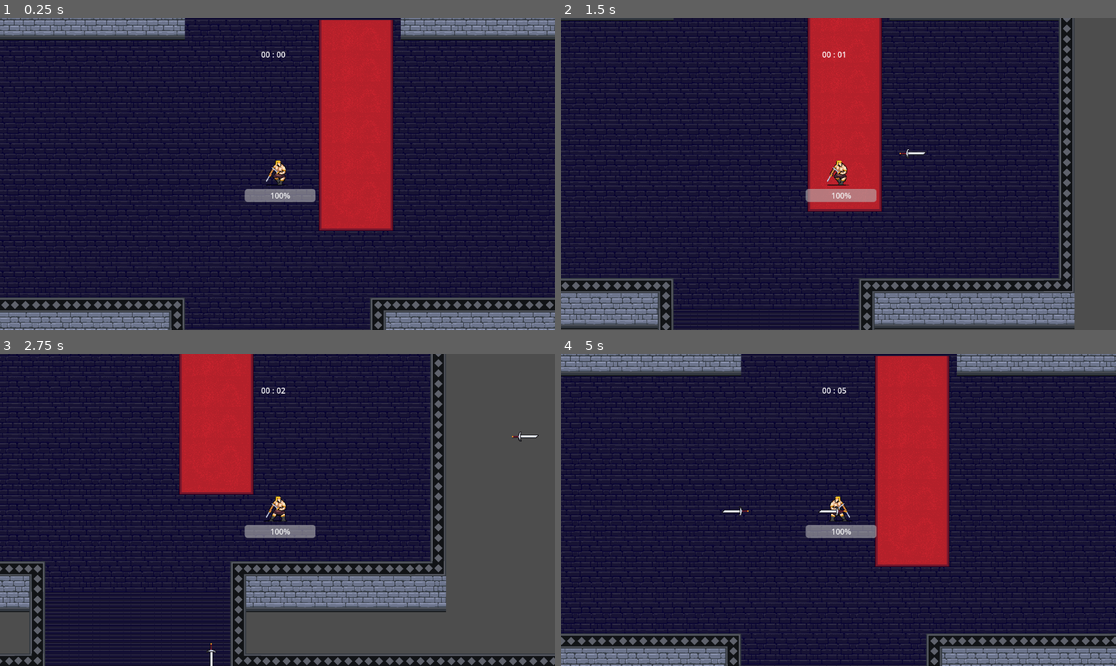
Above: before the commit, frames 1-4 (two rows, left to right).
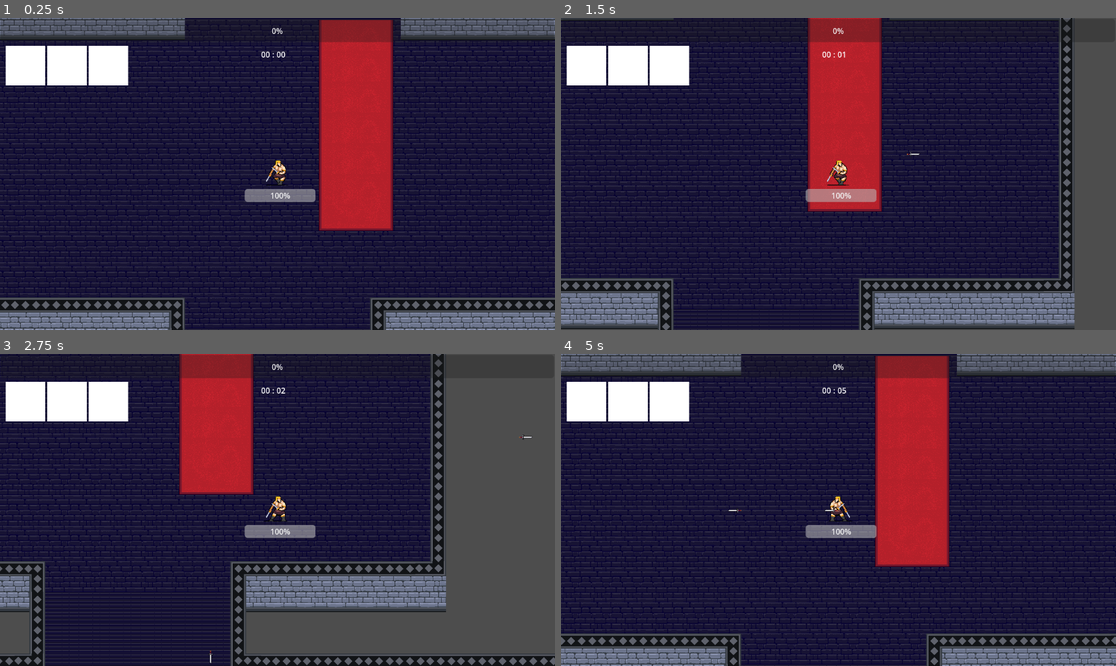
Above: after the commit, the same moments.

Repository: Facundo-byte/vampire-survivors
Game: Godot game, scene res://escenas/escenaprincipal.tscn
Two runs of this game, one before a commit and one after it. Both use one fixed random seed, a clock stepped at 60 frames per second and the inputs below.
Inputs:
- Up to frame 1 (0.25 s): no input
- Up to frame 2 (1.5 s): tap Enter at 0.5 s; hold D (derecha) 0.53-1.28 s; hold S (abajo) from 1.28 s (still down)
- Up to frame 3 (2.75 s): release S (abajo) at 2.03 s; hold D (derecha) from 2.03 s (still down)
- Up to frame 4 (5 s): release D (derecha) at 2.78 s; hold W (arriba) 2.78-3.53 s; hold A (izquierda) from 3.53 s (still down)

The runs differ from the first frame. In frame 1, 6.0% of the frame differs, in the area x 0-100%, y 0-22%; in frame 2, 3.8%; in frame 3, 3.9%; in frame 4, 6.1%, in the area x 0-100%, y 0-52%.

Commit message:
nueva update

Diff:
--- a/escenas/cuchillo.tscn
+++ /dev/null
@@ -1,29 +0,0 @@
-[gd_scene format=3 uid="uid://cihqh42ejj5j2"]
-
-[ext_resource type="Texture2D" uid="uid://dww6nnedunxte" path="res://sprites/cuchillo.png" id="1_d2yf1"]
-[ext_resource type="Script" uid="uid://b8rdq0ewde5u4" path="res://escenas/cuchillo.gd" id="1_vsn8j"]
-[ext_resource type="PackedScene" uid="uid://cgoyjw7sgq2o8" path="res://escenas/damage.tscn" id="2_nc7j4"]
-
-[sub_resource type="RectangleShape2D" id="RectangleShape2D_vsn8j"]
-size = Vector2(73, 22)
-
-[node name="cuchillo" type="Area2D" unique_id=759949533]
-z_index = 3
-collision_layer = 8
-collision_mask = 2
-script = ExtResource("1_vsn8j")
-number_ref = ExtResource("2_nc7j4")
-
-[node name="CollisionShape2D" type="CollisionShape2D" parent="." unique_id=229181876]
-position = Vector2(-1.5, -2)
-shape = SubResource("RectangleShape2D_vsn8j")
-
-[node name="Sprite2D" type="Sprite2D" parent="." unique_id=993880527]
-texture = ExtResource("1_d2yf1")
-
-[node name="despawn" type="Timer" parent="." unique_id=1003473997]
-wait_time = 5.0
-autostart = true
-
-[connection signal="body_entered" from="." to="." method="_on_body_entered"]
-[connection signal="timeout" from="despawn" to="." method="_on_despawn_timeout"]
--- a/escenas/enemigo.gd
+++ b/escenas/enemigo.gd
@@ -26,14 +26,19 @@
 		health = value.health
 		title = str(value.title)
 
+var separation
+
 func _ready():
 	add_to_group("enemy")
 	player_reference = get_tree().get_first_node_in_group("player")
 
 func _physics_process(delta):
-	var separation = (player_reference.position - position).length()
+	separation = (player_reference.position - position).length()
 	if separation >= 700 and not elite:
 		queue_free()
+
+	if separation < player_reference.nearest_enemy_distance:
+		player_reference.nearest_enemy = self
 
 	velocity = (player_reference.position - position).normalized() * speed
 	knockback = knockback.move_toward(Vector2.ZERO, 1)
--- a/escenas/escenaprincipal.tscn
+++ b/escenas/escenaprincipal.tscn
@@ -1,8 +1,15 @@
-[gd_scene load_steps=3 format=3 uid="uid://cg7cer06afce"]
+[gd_scene format=3 uid="uid://cg7cer06afce"]
 
 [ext_resource type="Script" uid="uid://cn4rviqd3uwsx" path="res://escenas/escenaprincipal.gd" id="1_g8jtk"]
 [ext_resource type="PackedScene" uid="uid://bwlojfsbbppnd" path="res://escenas/nivel_1.tscn" id="2_xiq2u"]
+[ext_resource type="PackedScene" uid="uid://c7vxbaducm23b" path="res://escenas/menu_nivelsubido.tscn" id="3_nudb8"]
 
-[node name="Escenaprincipal" type="Node2D"]
+[node name="Escenaprincipal" type="Node2D" unique_id=1804318515]
 script = ExtResource("1_g8jtk")
 niveles = Array[PackedScene]([ExtResource("2_xiq2u")])
+
+[node name="CanvasLayer" type="CanvasLayer" parent="." unique_id=1452801856]
+process_mode = 3
+
+[node name="levelup" parent="CanvasLayer" unique_id=1574013335 instance=ExtResource("3_nudb8")]
+visible = false
--- a/escenas/jugador.gd
+++ b/escenas/jugador.gd
@@ -3,6 +3,7 @@
 @export var animacion : AnimatedSprite2D
 @export var bar: ProgressBar
 @export var attack: PackedScene
+@export var expbar: ProgressBar #barra de experiencia
 
 var ant_move_dir
 var move_dir
@@ -12,12 +13,20 @@
 	set(value):
 		health = value
 		%Health.value = value
+
 var knife
+var nearest_enemy: CharacterBody2D
+var nearest_enemy_distance: float = INF
 
 func _ready() -> void:
 	add_to_group("player")
 
 func _process(delta):
+	if nearest_enemy:
+		nearest_enemy_distance = nearest_enemy.separation
+	else:
+		nearest_enemy_distance = INF
+
 	move_dir = Input.get_vector("izquierda", "derecha", "arriba", "abajo")
 	velocity = move_dir * speed
 	move_dir.normalized()
@@ -58,3 +67,12 @@
 		knife.direction = Vector2.RIGHT
 
 	get_tree().current_scene.add_child(knife)
+
+func add_exp(experience: float):
+	expbar.value += experience
+	if expbar.value == expbar.max_value:
+		var levelupmenu = get_tree().get_first_node_in_group("levelupscreen")
+		levelupmenu.visible = true
+		get_tree().paused = true
+		expbar.max_value = expbar.max_value * 2
+		expbar.value = 0
--- a/escenas/jugador.tscn
+++ b/escenas/jugador.tscn
@@ -2,7 +2,8 @@
 
 [ext_resource type="Script" uid="uid://mt4krbgnnirv" path="res://escenas/jugador.gd" id="1_ovq70"]
 [ext_resource type="SpriteFrames" uid="uid://cnygqwqrtmlpy" path="res://sprite_frames/movimiento_jugador.tres" id="2_jpodt"]
-[ext_resource type="PackedScene" uid="uid://cihqh42ejj5j2" path="res://escenas/cuchillo.tscn" id="3_njcx7"]
+[ext_resource type="PackedScene" uid="uid://cihqh42ejj5j2" path="res://escenas/proyectil.tscn" id="3_njcx7"]
+[ext_resource type="PackedScene" uid="uid://d244hwdsxo4ss" path="res://escenas/ui.tscn" id="4_xutah"]
 
 [sub_resource type="CircleShape2D" id="CircleShape2D_e85mw"]
 radius = 25.019993
@@ -10,12 +11,13 @@
 [sub_resource type="CircleShape2D" id="CircleShape2D_jpodt"]
 radius = 25.0
 
-[node name="Jugador" type="CharacterBody2D" unique_id=631112022 node_paths=PackedStringArray("animacion", "bar")]
+[node name="Jugador" type="CharacterBody2D" unique_id=631112022 node_paths=PackedStringArray("animacion", "bar", "expbar")]
 collision_mask = 4
 script = ExtResource("1_ovq70")
 animacion = NodePath("AnimatedSprite2D")
 bar = NodePath("Health")
 attack = ExtResource("3_njcx7")
+expbar = NodePath("Camera2D/ExpBar")
 
 [node name="AnimatedSprite2D" type="AnimatedSprite2D" parent="." unique_id=723468974]
 sprite_frames = ExtResource("2_jpodt")
@@ -46,6 +48,22 @@
 
 [node name="Camera2D" type="Camera2D" parent="." unique_id=8902975]
 
+[node name="ExpBar" type="ProgressBar" parent="Camera2D" unique_id=1973609064]
+anchors_preset = 5
+anchor_left = 0.5
+anchor_right = 0.5
+offset_left = -575.0
+offset_top = -322.0
+offset_right = 574.0
+offset_bottom = -274.0
+grow_horizontal = 2
+
+[node name="UI" parent="Camera2D" unique_id=737447265 instance=ExtResource("4_xutah")]
+offset_left = -564.0
+offset_top = -266.0
+offset_right = -564.0
+offset_bottom = -266.0
+
 [node name="AttackTimer" type="Timer" parent="." unique_id=388619049]
 autostart = true
 
--- /dev/null
+++ b/escenas/menu_nivelsubido.gd
@@ -0,0 +1,20 @@
+extends Control
+
+@export var mejora1: Button
+@export var mejora2: Button
+@export var mejora3: Button
+
+func _ready():
+	add_to_group("levelupscreen")
+
+	#al clickear un boton
+	mejora1.pressed.connect(_click)
+	mejora2.pressed.connect(_click)
+	mejora3.pressed.connect(_click)
+
+func _despausar():
+	get_tree().paused = false
+	visible = false
+
+func _click():
+	_despausar()
--- /dev/null
+++ b/escenas/menu_nivelsubido.tscn
@@ -0,0 +1,49 @@
+[gd_scene format=3 uid="uid://c7vxbaducm23b"]
+
+[ext_resource type="Script" uid="uid://c2pc5mjtb1o0u" path="res://escenas/menu_nivelsubido.gd" id="1_81ry3"]
+
+[node name="levelup" type="Control" unique_id=1574013335 node_paths=PackedStringArray("mejora1", "mejora2", "mejora3")]
+layout_mode = 3
+anchors_preset = 15
+anchor_right = 1.0
+anchor_bottom = 1.0
+grow_horizontal = 2
+grow_vertical = 2
+script = ExtResource("1_81ry3")
+mejora1 = NodePath("VboxContainer/Mejora1")
+mejora2 = NodePath("VboxContainer/Mejora2")
+mejora3 = NodePath("VboxContainer/Mejora3")
+
+[node name="VboxContainer" type="VBoxContainer" parent="." unique_id=1333733968]
+layout_mode = 1
+anchors_preset = 8
+anchor_left = 0.5
+anchor_top = 0.5
+anchor_right = 0.5
+anchor_bottom = 0.5
+offset_left = -444.2766
+offset_top = -314.0
+offset_right = 444.2766
+offset_bottom = 314.0
+grow_horizontal = 2
+grow_vertical = 2
+theme_override_constants/separation = 13
+alignment = 1
+
+[node name="Mejora1" type="Button" parent="VboxContainer" unique_id=745927032]
+layout_mode = 2
+size_flags_vertical = 4
+text = "Attack Speed
+Aumenta velocidad de ataque 5%"
+
+[node name="Mejora2" type="Button" parent="VboxContainer" unique_id=1632258436]
+layout_mode = 2
+size_flags_vertical = 4
+text = "Attack Speed
+Aumenta velocidad de ataque 5%"
+
+[node name="Mejora3" type="Button" parent="VboxContainer" unique_id=387791456]
+layout_mode = 2
+size_flags_vertical = 4
+text = "Attack Speed
+Aumenta velocidad de ataque 5%"
--- a/escenas/moneda.gd
+++ b/escenas/moneda.gd
@@ -9,4 +9,5 @@
 
 
 func _on_body_entered(body: Node2D) -> void:
+	body.add_exp(experience)
 	queue_free()
--- a/escenas/nivel_1.gd
+++ b/escenas/nivel_1.gd
@@ -5,6 +5,7 @@
 
 var CHUNK_HEIGHT : int = 2112
 var h_mult: int = 1
+var current_chunk := 0
 
 var repeats: int = 2
 
@@ -13,22 +14,30 @@
 	chunks[1].position.y = 0 * CHUNK_HEIGHT
 	chunks[2].position.y = 1 * CHUNK_HEIGHT
 
-func _process(_float) ->void:
-	if player.position.y > -1 && player.position.y < 1: #si llegas al spawn se resetea el multiplicador
-		h_mult = 1
+func _physics_process(delta):
+	var new_chunk = int(floor(player.position.y / CHUNK_HEIGHT))
 
-	if player.position.y >= CHUNK_HEIGHT * h_mult: ##si estas bajando desaparece el de arriba y lo hace aparecer abajo
-		if h_mult % 2 == 0:
-			chunks[1].position.y = repeats * CHUNK_HEIGHT
-		else:
-			chunks[0].position.y = repeats * CHUNK_HEIGHT
-		repeats += 1
-		h_mult += 1
+	if new_chunk > current_chunk:
+		# bajando → mover el de arriba hacia abajo
+		var top_chunk = get_top_chunk()
+		top_chunk.position.y = (new_chunk + 1) * CHUNK_HEIGHT
 
-	if player.position.y <= -CHUNK_HEIGHT * h_mult:
-		if h_mult % 2 == 0:
-			chunks[1].position.y = repeats * -CHUNK_HEIGHT
-		else:
-			chunks[2].position.y = repeats * -CHUNK_HEIGHT
-		repeats += 1
-		h_mult += 1
+	elif new_chunk < current_chunk:
+		# subiendo → mover el de abajo hacia arriba
+		var bottom_chunk = get_bottom_chunk()
+		bottom_chunk.position.y = (new_chunk - 1) * CHUNK_HEIGHT
+	current_chunk = new_chunk
+
+func get_top_chunk() -> Node2D:
+	var top = chunks[0]
+	for c in chunks:
+		if c.position.y < top.position.y:
+			top = c
+	return top
+
+func get_bottom_chunk() -> Node2D:
+	var top = chunks[0]
+	for c in chunks:
+		if c.position.y > top.position.y:
+			top = c
+	return top
--- a/escenas/nivel_1.tscn
+++ b/escenas/nivel_1.tscn
@@ -66,37 +66,31 @@
 player = NodePath("../Jugador")
 
 [node name="chunk1" type="TileMapLayer" parent="." unique_id=46233205]
-position = Vector2(0, -2134)
 
 [node name="fondo" type="TileMapLayer" parent="chunk1" unique_id=827248772]
 tile_map_data = PackedByteArray("AAD2//r/AgAAAAEAAAD2//v/AgAAAAEAAAD2//z/AgAAAAEAAAD2//3/AgAAAAEAAAD2//7/AgAAAAEAAAD2// …(12416 unchanged characters)…
 tile_set = SubResource("TileSet_a1mr3")
 
 [node name="obstaculos" type="TileMapLayer" parent="chunk1" unique_id=1037022212]
-z_index = 1
 tile_map_data = PackedByteArray("AAD7/wQAAgABAAAAAAD6/wQAAgABAAAAAAD5/wQAAgABAAAAAAD4/wQAAgABAAAAAAD3/wQAAgABAAAAAAD2/w …(3472 unchanged characters)…
 tile_set = SubResource("TileSet_ylyhu")
 
 [node name="chunk2" type="TileMapLayer" parent="." unique_id=1765088085]
-position = Vector2(0, -22)
 
 [node name="fondo" type="TileMapLayer" parent="chunk2" unique_id=338387708]
 tile_map_data = PackedByteArray("AAD2//r/AgAAAAEAAAD2//v/AgAAAAEAAAD2//z/AgAAAAEAAAD2//3/AgAAAAEAAAD2//7/AgAAAAEAAAD2// …(12416 unchanged characters)…
 tile_set = SubResource("TileSet_a1mr3")
 
 [node name="obstaculos" type="TileMapLayer" parent="chunk2" unique_id=838787903]
-z_index = 1
 tile_map_data = PackedByteArray("AAD7/wQAAgABAAAAAAD6/wQAAgABAAAAAAD5/wQAAgABAAAAAAD4/wQAAgABAAAAAAD3/wQAAgABAAAAAAD2/w …(3472 unchanged characters)…
 tile_set = SubResource("TileSet_ylyhu")
 
 [node name="chunk3" type="TileMapLayer" parent="." unique_id=1993216029]
-position = Vector2(0, 2090)
 
 [node name="fondo" type="TileMapLayer" parent="chunk3" unique_id=1399388971]
 tile_map_data = PackedByteArray("AAD2//r/AgAAAAEAAAD2//v/AgAAAAEAAAD2//z/AgAAAAEAAAD2//3/AgAAAAEAAAD2//7/AgAAAAEAAAD2// …(12416 unchanged characters)…
 tile_set = SubResource("TileSet_a1mr3")
 
 [node name="obstaculos" type="TileMapLayer" parent="chunk3" unique_id=1345537474]
-z_index = 1
 tile_map_data = PackedByteArray("AAD7/wQAAgABAAAAAAD6/wQAAgABAAAAAAD5/wQAAgABAAAAAAD4/wQAAgABAAAAAAD3/wQAAgABAAAAAAD2/w …(3472 unchanged characters)…
 tile_set = SubResource("TileSet_ylyhu")
--- a/escenas/cuchillo.gd
+++ b/escenas/proyectil.gd
@@ -10,7 +10,7 @@
 func _process(delta: float) -> void:
 	position += direction * speed * delta
 
-func _on_despawn_timeout() -> void:
+func _on_screen_exited():
 	queue_free()
 
 func _on_body_entered(body: Node2D) -> void:
--- /dev/null
+++ b/escenas/proyectil.tscn
@@ -0,0 +1,23 @@
+[gd_scene format=3 uid="uid://cihqh42ejj5j2"]
+
+[ext_resource type="Script" uid="uid://b8rdq0ewde5u4" path="res://escenas/proyectil.gd" id="1_cxetq"]
+[ext_resource type="PackedScene" uid="uid://cgoyjw7sgq2o8" path="res://escenas/damage.tscn" id="2_7j1yi"]
+[ext_resource type="Texture2D" uid="uid://dww6nnedunxte" path="res://sprites/armas/cuchillo.png" id="3_2wtim"]
+
+[sub_resource type="RectangleShape2D" id="RectangleShape2D_vsn8j"]
+size = Vector2(38, 25)
+
+[node name="proyectil" type="Area2D" unique_id=759949533]
+z_index = 3
+collision_layer = 8
+collision_mask = 2
+script = ExtResource("1_cxetq")
+number_ref = ExtResource("2_7j1yi")
+
+[node name="CollisionShape2D" type="CollisionShape2D" parent="." unique_id=229181876]
+shape = SubResource("RectangleShape2D_vsn8j")
+
+[node name="Sprite2D" type="Sprite2D" parent="." unique_id=993880527]
+texture = ExtResource("3_2wtim")
+
+[connection signal="body_entered" from="." to="." method="_on_body_entered"]
--- /dev/null
+++ b/escenas/ui.tscn
@@ -0,0 +1,35 @@
+[gd_scene format=3 uid="uid://d244hwdsxo4ss"]
+
+[sub_resource type="CanvasTexture" id="CanvasTexture_i3j6i"]
+
+[sub_resource type="CanvasTexture" id="CanvasTexture_hw6l8"]
+
+[sub_resource type="CanvasTexture" id="CanvasTexture_aa502"]
+
+[node name="UI" type="Control" unique_id=737447265]
+layout_mode = 3
+anchors_preset = 15
+anchor_right = 1.0
+anchor_bottom = 1.0
+grow_horizontal = 2
+grow_vertical = 2
+
+[node name="HBoxContainer" type="HBoxContainer" parent="." unique_id=591925034]
+layout_mode = 0
+offset_right = 418.0
+offset_bottom = 82.0
+
+[node name="TextureRect" type="TextureRect" parent="HBoxContainer" unique_id=1484978490]
+layout_mode = 2
+texture = SubResource("CanvasTexture_i3j6i")
+expand_mode = 2
+
+[node name="TextureRect2" type="TextureRect" parent="HBoxContainer" unique_id=1880268528]
+layout_mode = 2
+texture = SubResource("CanvasTexture_hw6l8")
+expand_mode = 2
+
+[node name="TextureRect3" type="TextureRect" parent="HBoxContainer" unique_id=1789115531]
+layout_mode = 2
+texture = SubResource("CanvasTexture_aa502")
+expand_mode = 2
--- a/resources/blue_coin.tres
+++ b/resources/blue_coin.tres
@@ -6,5 +6,5 @@
 [resource]
 script = ExtResource("1_i25wm")
 sprite = ExtResource("2_lgiak")
-exp = 2.0
+experience = 20.0
 metadata/_custom_type_script = "uid://bme38shqbh1yk"
--- a/resources/green_coin.tres
+++ b/resources/green_coin.tres
@@ -6,5 +6,5 @@
 [resource]
 script = ExtResource("1_ugj8s")
 sprite = ExtResource("2_488di")
-exp = 1.0
+experience = 10.0
 metadata/_custom_type_script = "uid://bme38shqbh1yk"
--- /dev/null
+++ b/resources/weapons/ball.tres
@@ -0,0 +1,14 @@
+[gd_resource type="Resource" script_class="weapon" format=3 uid="uid://p6nvxkvsxm7a"]
+
+[ext_resource type="Script" uid="uid://bnoh8d8p70njt" path="res://scripts/WeaponType.gd" id="1_qxjxd"]
+[ext_resource type="Texture2D" uid="uid://cfgdk6vmr0op5" path="res://sprites/armas/bola.png" id="2_cgivd"]
+
+[resource]
+script = ExtResource("1_qxjxd")
+title = "ball"
+autoaim = true
+damage = 2.0
+speed = 5.0
+atk_speed = 4.0
+sprite = ExtResource("2_cgivd")
+metadata/_custom_type_script = "uid://bnoh8d8p70njt"
--- /dev/null
+++ b/resources/weapons/knife.tres
@@ -0,0 +1,13 @@
+[gd_resource type="Resource" script_class="weapon" format=3 uid="uid://bc4xb8grr338g"]
+
+[ext_resource type="Script" uid="uid://bnoh8d8p70njt" path="res://scripts/WeaponType.gd" id="1_ks10t"]
+[ext_resource type="Texture2D" uid="uid://dww6nnedunxte" path="res://sprites/armas/cuchillo.png" id="2_4kf6l"]
+
+[resource]
+script = ExtResource("1_ks10t")
+title = "knife"
+damage = 1.0
+speed = 2.0
+atk_speed = 3.0
+sprite = ExtResource("2_4kf6l")
+metadata/_custom_type_script = "uid://bnoh8d8p70njt"
--- a/scripts/WeaponType.gd
+++ b/scripts/WeaponType.gd
@@ -1,5 +1,8 @@
 extends Resource
 class_name weapon
+
+@export var title: String
+@export var autoaim: bool
 
 @export var damage: float
 @export var speed: float
Not shown, added: escenas/menu_nivelsubido.gd.uid
Renamed: escenas/cuchillo.gd.uid -> escenas/proyectil.gd.uid
Not shown: 1 places in resources/blue_coin.tres that only renumber resources
Not shown: 1 places in resources/green_coin.tres that only renumber resources
Binary file added: sprites/armas/bola.png
Not shown, added: sprites/armas/bola.png.import
Binary file added: sprites/armas/cuchillo.png
Not shown, changed: sprites/armas/cuchillo.png.import
Binary file removed: sprites/cuchillo.png
